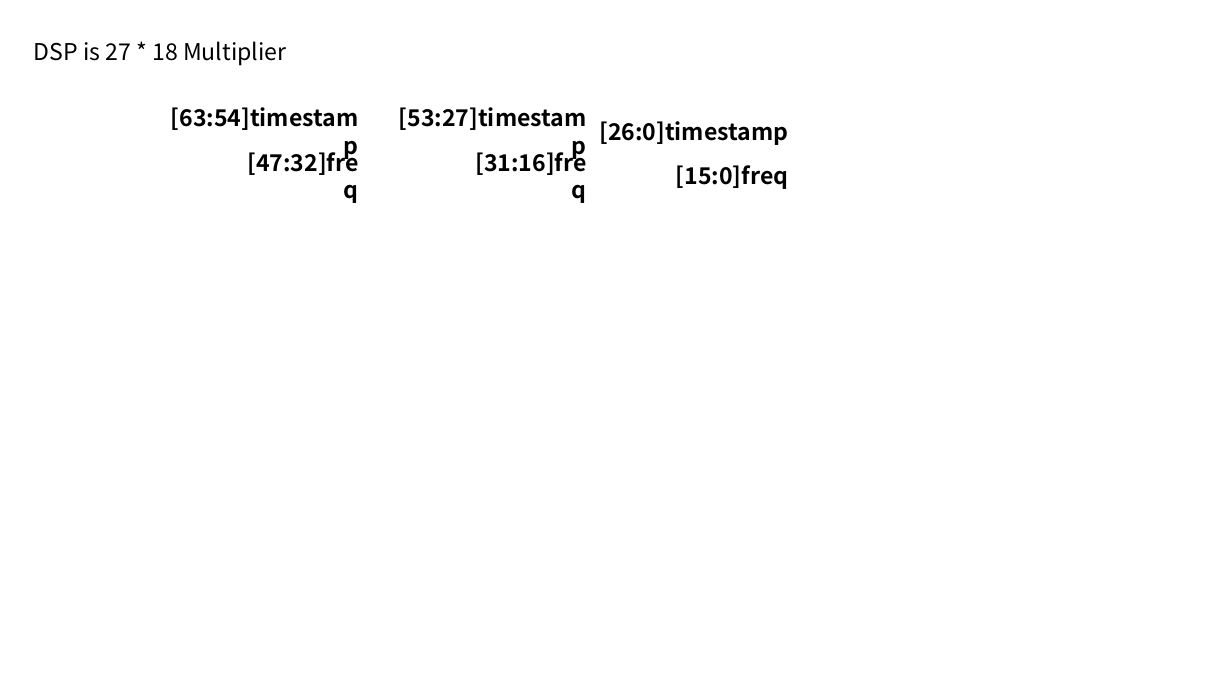
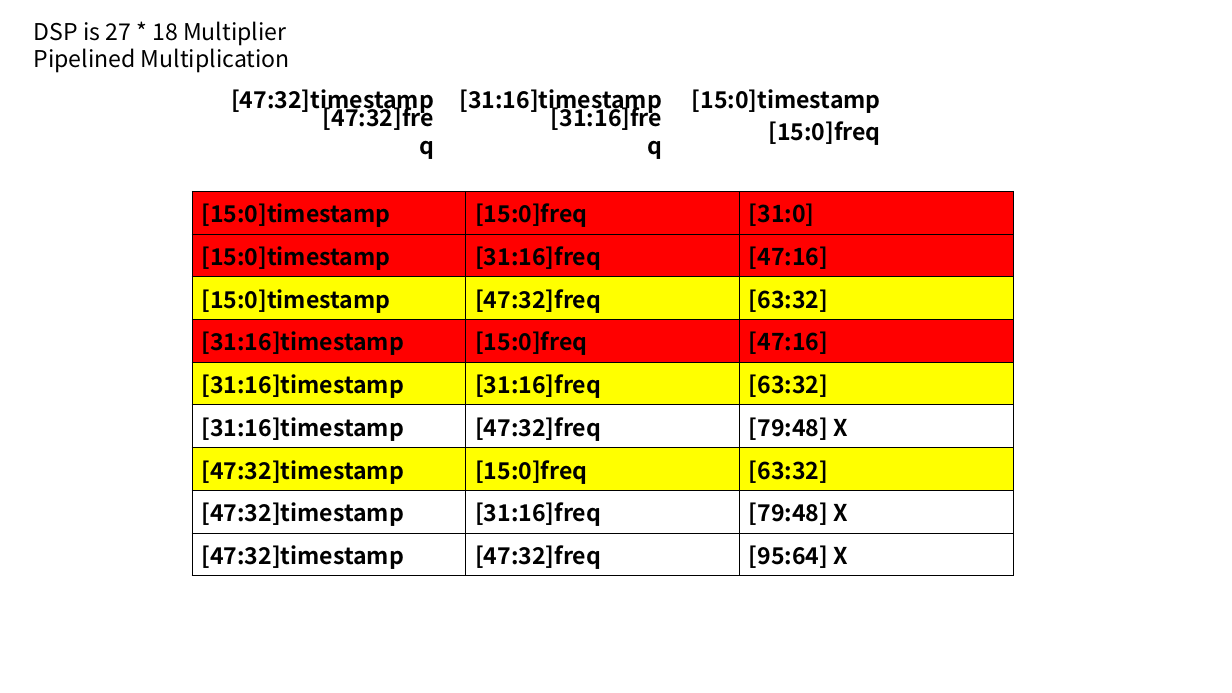
Before and after one commit to snu-quiqcl/RFSoC, a slide deck: slide 28 of Documents/PPT/RFSoC_Design_V1_1.pptx (slide 26 before the commit). Drawn at 1232x693 pixels with LibreOffice and Linux fonts; fonts in the diff are those of the drawing. Boxes give left, top, right and bottom in pixels: in the first picture for what was removed or moved away, otherwise in the second. Text is boxed around its words. In the diff, an @@ line names an element or a change of style, - is before the commit and + after.

Commit message:
Pipelined Multiplication Concept added

```diff
--- a/Documents/PPT/RFSoC_Design_V1_1.pptx
+++ b/Documents/PPT/RFSoC_Design_V1_1.pptx
@@ text "DSP is 27 * 18 ...": place and size @@
-text "DSP is 27 * 18 ..." at bbox=[34, 41, 286, 65]
+text "DSP is 27 * 18 ..." at bbox=[34, 21, 290, 73]
@@ text at bbox=[34, 44, 290, 73]: paragraph added @@
+Pipelined Multiplication
@@ text added at bbox=[231, 89, 434, 114], 18 pt, text #000000, bold @@
+[47:32]timestamp
@@ text at bbox=[459, 89, 662, 114]: text changed @@
-[53:27]timestamp
+[31:16]timestamp
@@ text at bbox=[692, 89, 881, 113]: text changed @@
-[26:0]timestamp
+[15:0]timestamp
@@ text removed at bbox=[171, 107, 359, 130] @@
-[63:54]timestamp
@@ text "[47:32]freq": place and size @@
-text "[47:32]freq" at bbox=[247, 147, 358, 175]
+text "[47:32]freq" at bbox=[323, 103, 434, 130]
@@ text "[31:16]freq": place and size @@
-text "[31:16]freq" at bbox=[475, 147, 586, 175]
+text "[31:16]freq" at bbox=[551, 103, 662, 130]
@@ text "[15:0]freq": place and size @@
-text "[15:0]freq" at bbox=[676, 165, 788, 189]
+text "[15:0]freq" at bbox=[768, 121, 880, 145]
@@ table added at bbox=[192, 191, 1013, 573], 9 rows, 3 columns @@
+[15:0]timestamp | [15:0]freq | [31:0]
+[15:0]timestamp | [31:16]freq | [47:16]
+[15:0]timestamp | [47:32]freq | [63:32]
+[31:16]timestamp | [15:0]freq | [47:16]
+[31:16]timestamp | [31:16]freq | [63:32]
+[31:16]timestamp | [47:32]freq | [79:48] X
+[47:32]timestamp | [15:0]freq | [63:32]
+[47:32]timestamp | [31:16]freq | [79:48] X
+[47:32]timestamp | [47:32]freq | [95:64] X
```
Also in this commit, not shown: 4 slides added, 2 other files.
